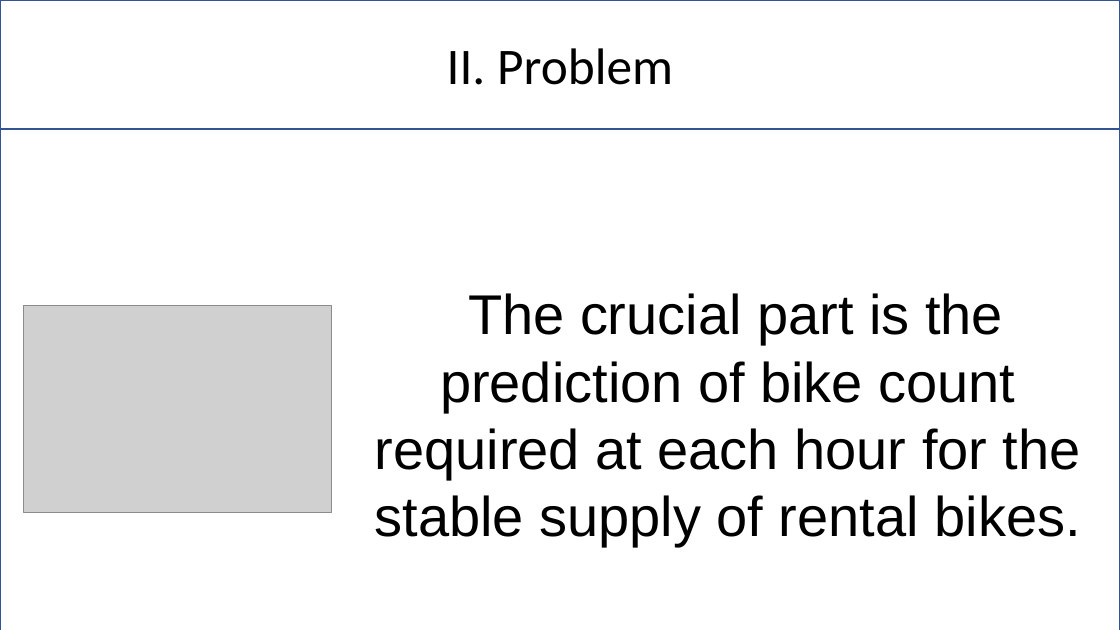
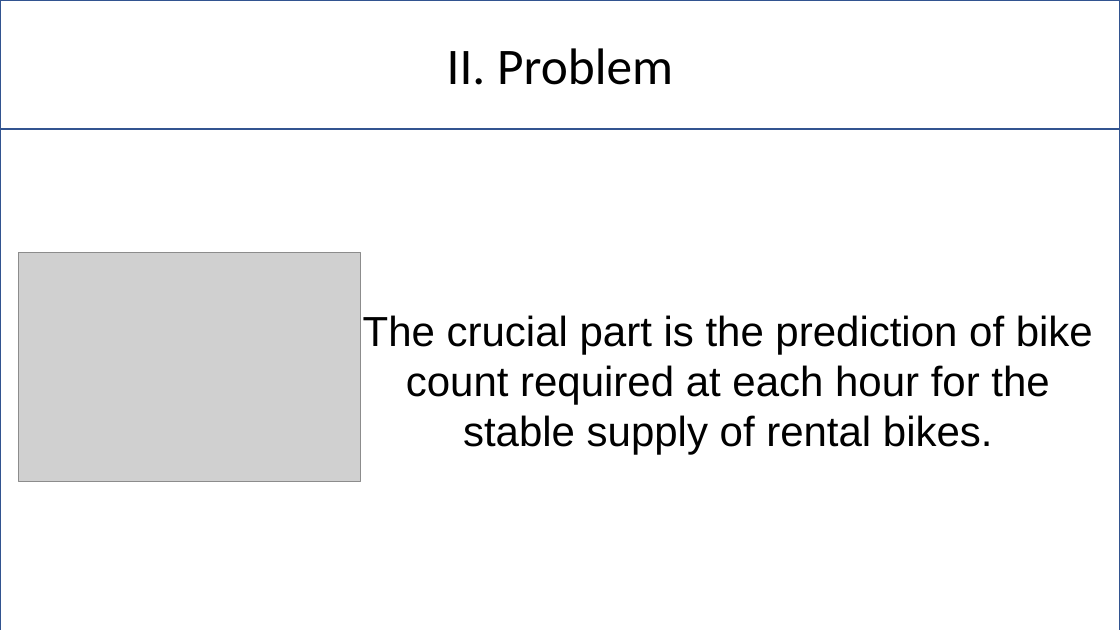
Before and after one commit to Pierre-Portfolio/Seoul-Bike-Sharing, a slide deck: slide 4 of livrable/rapport/SeoulPierreAnthony.pptx. Drawn at 1120x630 pixels with LibreOffice and Linux fonts; fonts in the diff are those of the drawing; grey boxes stand for pictures; background and template pictures are left out. Boxes give left, top, right and bottom in pixels: in the first picture for what was removed or moved away, otherwise in the second. Text is boxed around its words. In the diff, an @@ line names an element or a change of style, - is before the commit and + after.

```diff
--- a/livrable/rapport/SeoulPierreAnthony.pptx
+++ b/livrable/rapport/SeoulPierreAnthony.pptx
@@ rectangle "The crucial part is the ..." at (0, 129, 1120, 630): size 48 to 36 pt @@
@@ picture: place and size @@
-picture at (24, 305, 332, 512)
+picture at (18, 252, 360, 481)
```
Also in this commit, not shown: 4 other slides changed, 6 slides added.
